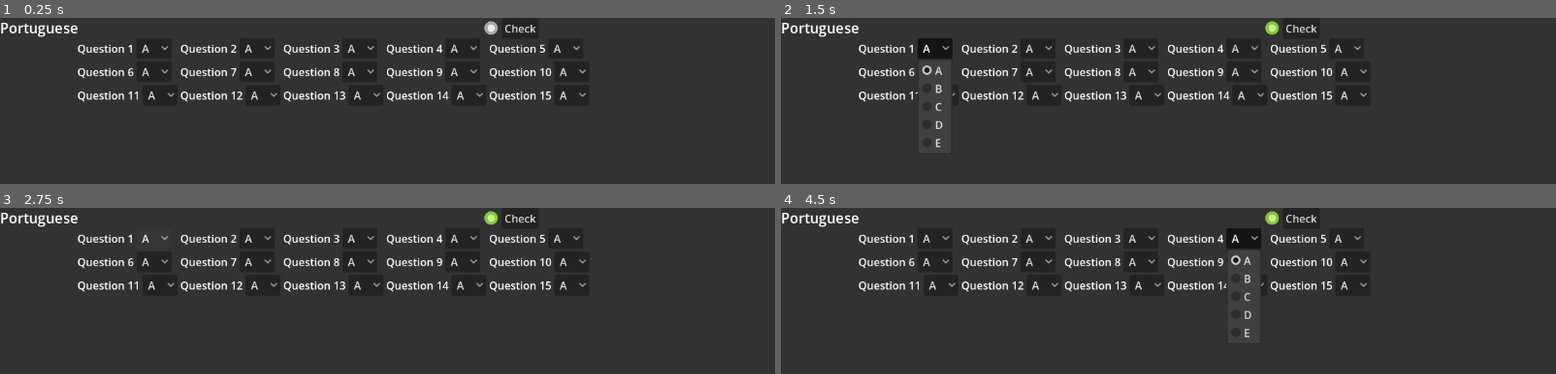
Above: before the commit, frames 1-4 (two rows, left to right).
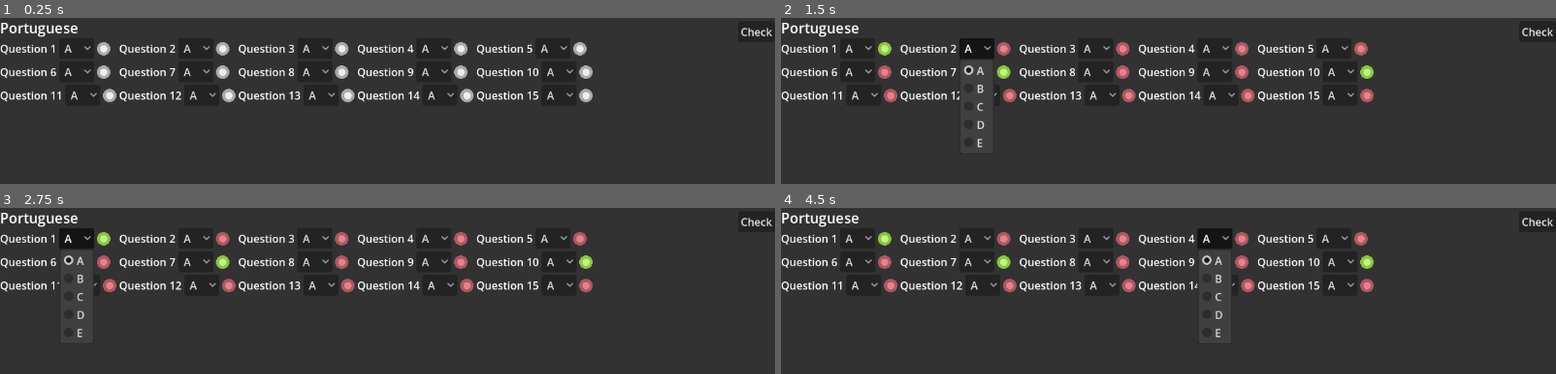
Above: after the commit, the same moments.

Repository: Mortadelan/testmarker
Game: Godot game, scene res://main.tscn
Two runs of this game, one before a commit and one after it. Both use one fixed random seed, a clock stepped at 60 frames per second and the inputs below.
Inputs:
- Up to frame 1 (0.25 s): no input
- Up to frame 2 (1.5 s): click "Check" at 0.5 s; click "A" at 1.25 s
- Up to frame 3 (2.75 s): click "A" at 2 s
- Up to frame 4 (4.5 s): click "A" at 2.75 s; click "A" at 3.5 s; click "A" at 4.25 s

The runs differ from the first frame. In frame 1, 7.8% of the frame differs, in the area x 0-100%, y 1-52%; in frame 2, 8.9%, in the area x 0-100%, y 1-78%; in frame 3, 8.4%; in frame 4, 8.7%.

Commit message:
added proper per question checking for correctness, and a Linux x86_64 executable, which I will attempt to make a release

Diff:
--- a/scripts/question.gd
+++ b/scripts/question.gd
@@ -5,6 +5,4 @@
 @export var correct : QuestionList.OPTIONS
 
 func is_correct() -> bool:
-	if selected == correct:
-		return true
-	return false
+	return selected == correct
--- a/scripts/question_container.gd
+++ b/scripts/question_container.gd
@@ -2,25 +2,13 @@
 extends GridContainer
 
 @export var questions : QuestionList
-@onready var checkmark_uncheck = $"../checkmark_uncheck"
-@onready var checkmark_correct = $"../checkmark_correct"
-@onready var checkmark_wrong = $"../checkmark_wrong"
-
 func _ready():
 	for questioni in questions.list.size():
 		var question := QuestionItem.new()
 		question.label = "Question " + str(questioni + 1)
-		question.columns = 2
+		question.question = questions.list[questioni]
 		add_child(question)
 
 func _on_button_pressed():
-	if questions.is_list_correct() != true:
-		handle_wrongs(questions.is_list_correct())
-		checkmark_wrong.set_visible(true)
-		checkmark_correct.set_visible(false)
-	elif questions.is_list_correct() == true:
-		checkmark_correct.set_visible(true)
-		checkmark_wrong.set_visible(false)
-
-func handle_wrongs(wrong_array : Array[Question]):
-	pass
+	for child in get_children():
+		child.check()
--- a/scripts/question_item.gd
+++ b/scripts/question_item.gd
@@ -2,15 +2,37 @@
 extends GridContainer
 
 @export var label : String
+@export var question : Question
+var check_child : CheckContainer
+var option_child : OptionButton
 
 func _ready():
 	var label_child = Label.new()
 	label_child.text = label
 	add_child(label_child)
-	var option_child = OptionButton.new()
+	option_child = OptionButton.new()
 	option_child.add_item("A", QuestionList.OPTIONS.A)
 	option_child.add_item("B", QuestionList.OPTIONS.B)
 	option_child.add_item("C", QuestionList.OPTIONS.C)
 	option_child.add_item("D", QuestionList.OPTIONS.D)
 	option_child.add_item("E", QuestionList.OPTIONS.E)
+	option_child.item_selected.connect(_on_item_selected)
+	_on_item_selected()
 	add_child(option_child)
+	check_child = CheckContainer.new()
+	add_child(check_child)
+	columns = 3
+
+func _on_item_selected():
+	question.selected = option_child.selected as QuestionList.OPTIONS
+
+func check():
+	if is_correct() == true:
+		check_child.set_correct()
+	elif is_correct() == false:
+		check_child.set_wrong()
+	else:
+		check_child.set_uncheck()
+
+func is_correct() -> bool:
+	return question.is_correct()
--- a/scripts/question_list.gd
+++ b/scripts/question_list.gd
@@ -3,12 +3,3 @@
 
 enum OPTIONS { A, B, C, D, E }
 @export var list : Array[Question] = []
-
-func is_list_correct() -> Variant:
-	var wrong_arr : Array[Question]
-	for question in list:
-		if question.is_correct() != true:
-			wrong_arr.append(question)
-	if wrong_arr.size() > 0:
-		return wrong_arr
-	return true
--- /dev/null
+++ b/tests/2022/scenes/check_container.gd
@@ -0,0 +1,57 @@
+class_name CheckContainer
+extends Control
+
+var correct_icon = load("res://icons/checkmark_correct.png")
+var uncheck_icon = load("res://icons/checkmark_uncheck.png")
+var wrong_icon  = load("res://icons/checkmark_wrong.png")
+var correct
+var uncheck
+var wrong
+
+func _ready():
+	self.custom_minimum_size = Vector2(20, 20)
+	correct = TextureRect.new()
+	uncheck = TextureRect.new()
+	wrong = TextureRect.new()
+	correct.texture = correct_icon
+	uncheck.texture = uncheck_icon
+	wrong.texture = wrong_icon
+	correct.expand_mode = TextureRect.EXPAND_IGNORE_SIZE
+	uncheck.expand_mode = TextureRect.EXPAND_IGNORE_SIZE
+	wrong.expand_mode = TextureRect.EXPAND_IGNORE_SIZE
+	correct.custom_minimum_size = Vector2(20, 20)
+	uncheck.custom_minimum_size = Vector2(20, 20)
+	wrong.custom_minimum_size = Vector2(20, 20)
+	correct.anchor_top = 0.5
+	correct.anchor_bottom = 0.5
+	correct.offset_top = -10
+	correct.offset_bottom = -10
+	uncheck.anchor_top = 0.5
+	uncheck.anchor_bottom = 0.5
+	uncheck.offset_top = -10
+	uncheck.offset_bottom = -10
+	wrong.anchor_top = 0.5
+	wrong.anchor_bottom = 0.5
+	wrong.offset_top = -10
+	wrong.offset_bottom = -10
+	add_child(correct)
+	add_child(uncheck)
+	add_child(wrong)
+	correct.set_visible(false)
+	uncheck.set_visible(true)
+	wrong.set_visible(false)
+
+func set_correct():
+	correct.set_visible(true)
+	uncheck.set_visible(false)
+	wrong.set_visible(false)
+
+func set_wrong():
+	correct.set_visible(false)
+	uncheck.set_visible(false)
+	wrong.set_visible(true)
+
+func set_uncheck():
+	correct.set_visible(false)
+	uncheck.set_visbile(true)
+	wrong.set_visible(false)
--- a/tests/2022/scenes/portuguese.tscn
+++ b/tests/2022/scenes/portuguese.tscn
@@ -2,9 +2,6 @@
 
 [ext_resource type="Script" uid="uid://b567kmtre3slb" path="res://scripts/question_container.gd" id="1_7xr03"]
 [ext_resource type="Resource" uid="uid://dsvh3xbfra55w" path="res://tests/2022/resources/portuguese.tres" id="2_pfo3a"]
-[ext_resource type="Texture2D" uid="uid://cndfrlg3a0h6i" path="res://icons/checkmark_wrong.png" id="3_4hp6d"]
-[ext_resource type="Texture2D" uid="uid://d2nb7l57jthdf" path="res://icons/checkmark_correct.png" id="4_n8y23"]
-[ext_resource type="Texture2D" uid="uid://d253y5acwp1x7" path="res://icons/checkmark_uncheck.png" id="5_5nmpe"]
 
 [sub_resource type="LabelSettings" id="LabelSettings_0xm2m"]
 font_size = 21
@@ -19,50 +16,20 @@
 [node name="question_container" type="GridContainer" parent="." unique_id=1388703283]
 layout_mode = 1
 anchors_preset = -1
-anchor_left = 0.1
-anchor_right = 0.1
-offset_top = 30.0
+anchor_top = 0.25
+anchor_bottom = 0.25
 columns = 5
 script = ExtResource("1_7xr03")
 questions = ExtResource("2_pfo3a")
 
-[node name="Button" type="Button" parent="." unique_id=1166120040]
-layout_mode = 0
-offset_left = 746.0
-offset_right = 801.0
-offset_bottom = 31.0
+[node name="Button" type="Button" parent="." unique_id=2033859178]
+layout_mode = 1
+anchors_preset = -1
+anchor_left = 1.0
+anchor_right = 1.0
+offset_top = 5.0
+offset_bottom = 5.0
+grow_horizontal = 0
 text = "Check"
 
-[node name="checkmark_uncheck" type="TextureRect" parent="." unique_id=1075859556]
-layout_mode = 0
-offset_left = 720.0
-offset_top = 5.0
-offset_right = 740.0
-offset_bottom = 25.0
-texture = ExtResource("5_5nmpe")
-expand_mode = 1
-stretch_mode = 4
-
-[node name="checkmark_wrong" type="TextureRect" parent="." unique_id=77025783]
-visible = false
-layout_mode = 0
-offset_left = 720.0
-offset_top = 5.0
-offset_right = 740.0
-offset_bottom = 25.0
-texture = ExtResource("3_4hp6d")
-expand_mode = 1
-stretch_mode = 4
-
-[node name="checkmark_correct" type="TextureRect" parent="." unique_id=1072156915]
-visible = false
-layout_mode = 0
-offset_left = 720.0
-offset_top = 5.0
-offset_right = 740.0
-offset_bottom = 25.0
-texture = ExtResource("4_n8y23")
-expand_mode = 1
-stretch_mode = 4
-
 [connection signal="pressed" from="Button" to="question_container" method="_on_button_pressed"]
Not shown, changed: export_presets.cfg
Not shown, added: tests/2022/scenes/check_container.gd.uid
Not shown, added: exports/testmarker.sh
Not shown, added: exports/testmarker.x86_64
